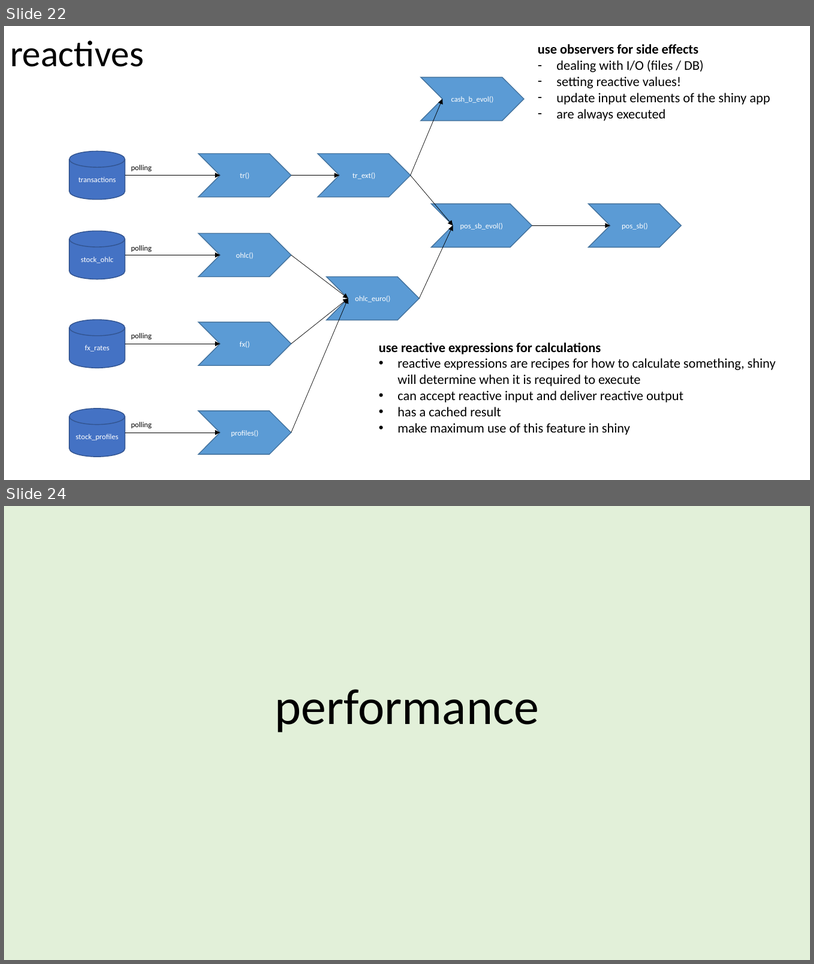
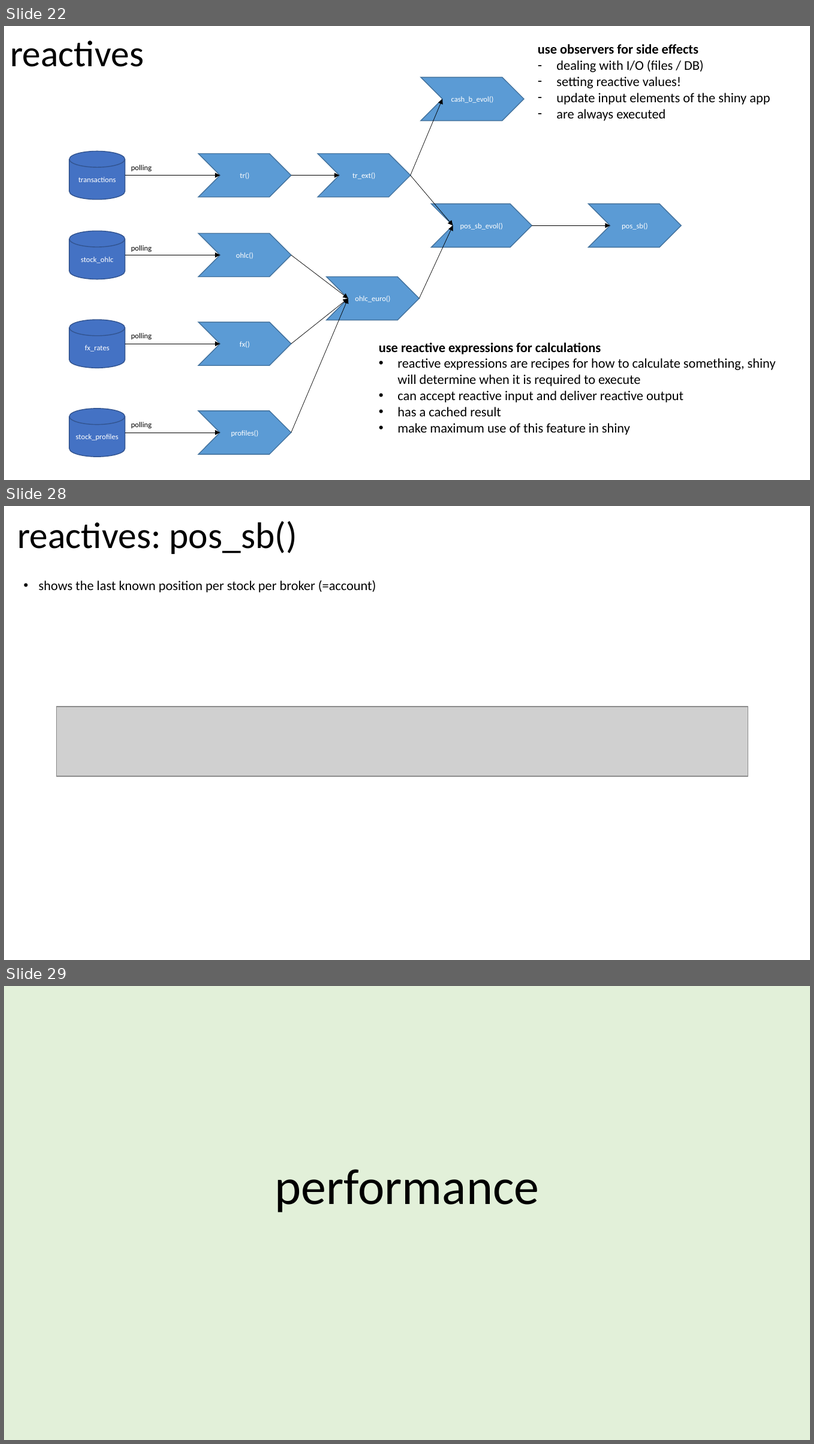
Before and after one commit to jorritvm/stocks_dashboard, a slide deck: doc/stock_dashboard_documentation.pptx. Shown one above the other, each under a label of ours: slides 22 and 24 before the commit, slides 22, 28 and 29 after it; the slides between them are not shown. The pictures are 814x964 and 814x1444 pixels, drawn with LibreOffice and Linux fonts; fonts in the diff are those of the drawing; grey boxes stand for pictures. Boxes give left, top, right and bottom in pixels: in the first picture for what was removed or moved away, otherwise in the second. Text is boxed around its words. In the diff, an @@ line names an element or a change of style, - is before the commit and + after.

```diff
--- a/doc/stock_dashboard_documentation.pptx
+++ b/doc/stock_dashboard_documentation.pptx
@@ slide 28 added at [4, 506, 810, 960], background #FFFFFF @@
@@ title added at [17, 521, 297, 554], 44 pt, text #000000 @@
+reactives: pos_sb()
@@ text added at [39, 580, 377, 592], 16 pt, text #000000 @@
+• shows the last known position per stock per broker (=account)
@@ picture added at [57, 706, 749, 776] @@
@@ what was slide 24 is now slide 29 @@
```
Also in this commit, not shown: 3 slides changed, 4 other slides added.
